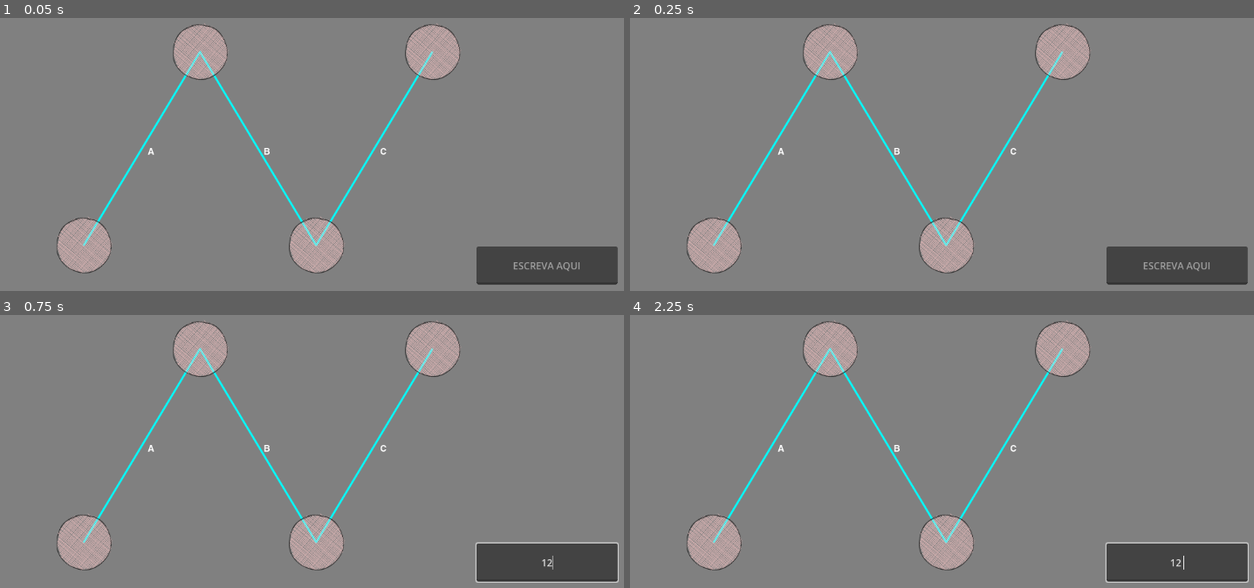
Above: before the commit, frames 1-4 (two rows, left to right).
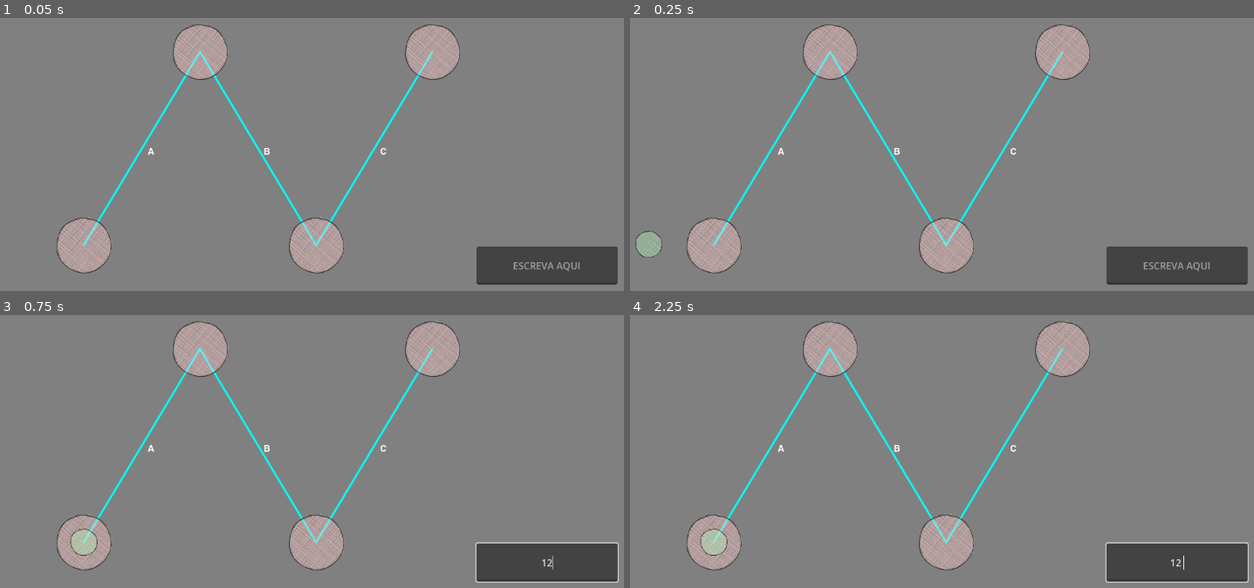
Above: after the commit, the same moments.

Repository: gabriel-fonseca-repo/kyles-file-kingdom
Game: Godot game, scene res://scenes/cena_principal.tscn
The game is run twice, just before and just after one commit, with the same random seed, the same clock (stepped at 60 frames per second) and the same inputs.
Inputs (mouse positions are in pixels of both pictures, inside the frame that each line leads up to):
- Up to frame 1 (0.05 s): no input
- Up to frame 2 (0.25 s): no input
- Up to frame 3 (0.75 s): click (549, 563) at 0.52 s; type "12" at 0.6 s
- Up to frame 4 (2.25 s): tap Enter at 1.25 s; tap Space at 2 s

Frame 1 is identical in both runs. In frame 2, 0.3% of the frame differs, in the area x 0-6%, y 77-88%; in frame 3, 0.3%; in frame 4, 0.3%.

Commit message:
movimento entre estados

Diff:
--- a/scenes/Graph.gd
+++ b/scenes/Graph.gd
@@ -1,13 +1,4 @@
 extends Node2D
-
-var regex = RegEx.new()
-var last_regex_match = ""
-
-func _ready():
-	regex.compile("(b*((a+b)+b)*)+")
-
-func _process(delta):
-	pass
 
 func _draw():
 	var fonte = preload("res://fonts/coolvetica.otf")
@@ -40,11 +31,3 @@
 	ponto.x += 10
 	ponto.y += 10
 	return ponto
-
-
-func _on_line_edit_text_changed(new_text):
-	var result = regex.search(new_text)
-
-	if result and !result.get_string().is_empty() and result.get_string() != last_regex_match:
-		last_regex_match = result.get_string()
-		print(last_regex_match + " [ENCONTRADO]")
--- a/scenes/cena_principal.tscn
+++ b/scenes/cena_principal.tscn
@@ -1,7 +1,9 @@
-[gd_scene load_steps=5 format=3 uid="uid://6tkp12gnbs81"]
+[gd_scene load_steps=7 format=3 uid="uid://6tkp12gnbs81"]
 
+[ext_resource type="Script" path="res://scenes/raiz.gd" id="1_00iia"]
 [ext_resource type="Script" path="res://scenes/Graph.gd" id="1_d7iph"]
 [ext_resource type="Texture2D" uid="uid://b6nohn8mycbe6" path="res://imagens/kyle.png" id="2_b2gf0"]
+[ext_resource type="Texture2D" uid="uid://mft2eh18n34d" path="res://imagens/state.png" id="3_vsnxs"]
 
 [sub_resource type="RectangleShape2D" id="RectangleShape2D_rpgu5"]
 size = Vector2(12.8, 12.8)
@@ -10,6 +12,7 @@
 size = Vector2(12.8, 12.8)
 
 [node name="Raiz" type="Node2D"]
+script = ExtResource("1_00iia")
 
 [node name="Background" type="ColorRect" parent="."]
 offset_right = 1152.0
@@ -28,10 +31,10 @@
 scale = Vector2(5, 5)
 shape = SubResource("RectangleShape2D_rpgu5")
 
-[node name="Kyle" type="Sprite2D" parent="Graph/V1"]
+[node name="State" type="Sprite2D" parent="Graph/V1"]
 position = Vector2(0, 3.05176e-05)
 scale = Vector2(0.651899, 0.651899)
-texture = ExtResource("2_b2gf0")
+texture = ExtResource("3_vsnxs")
 
 [node name="V2" type="RigidBody2D" parent="Graph"]
 position = Vector2(352, 160)
@@ -42,10 +45,10 @@
 scale = Vector2(5, 5)
 shape = SubResource("RectangleShape2D_k147v")
 
-[node name="Kyle" type="Sprite2D" parent="Graph/V2"]
+[node name="State" type="Sprite2D" parent="Graph/V2"]
 position = Vector2(0, 3.05176e-05)
 scale = Vector2(0.651899, 0.651899)
-texture = ExtResource("2_b2gf0")
+texture = ExtResource("3_vsnxs")
 
 [node name="V3" type="RigidBody2D" parent="Graph"]
 position = Vector2(544, 480)
@@ -57,10 +60,10 @@
 scale = Vector2(5, 5)
 shape = SubResource("RectangleShape2D_k147v")
 
-[node name="Kyle" type="Sprite2D" parent="Graph/V3"]
+[node name="State" type="Sprite2D" parent="Graph/V3"]
 position = Vector2(0, 3.05176e-05)
 scale = Vector2(0.651899, 0.651899)
-texture = ExtResource("2_b2gf0")
+texture = ExtResource("3_vsnxs")
 
 [node name="V4" type="RigidBody2D" parent="Graph"]
 position = Vector2(736, 160)
@@ -71,10 +74,10 @@
 scale = Vector2(5, 5)
 shape = SubResource("RectangleShape2D_k147v")
 
-[node name="Kyle" type="Sprite2D" parent="Graph/V4"]
+[node name="State" type="Sprite2D" parent="Graph/V4"]
 position = Vector2(0, 3.05176e-05)
 scale = Vector2(0.651899, 0.651899)
-texture = ExtResource("2_b2gf0")
+texture = ExtResource("3_vsnxs")
 
 [node name="LineEdit" type="LineEdit" parent="."]
 offset_left = 809.0
@@ -84,4 +87,9 @@
 placeholder_text = "ESCREVA AQUI"
 alignment = 1
 
-[connection signal="text_changed" from="LineEdit" to="Graph" method="_on_line_edit_text_changed"]
+[node name="kyle" type="Sprite2D" parent="."]
+position = Vector2(-55, 477)
+scale = Vector2(0.481819, 0.481819)
+texture = ExtResource("2_b2gf0")
+
+[connection signal="text_changed" from="LineEdit" to="." method="_on_line_edit_text_changed"]
--- /dev/null
+++ b/scenes/raiz.gd
@@ -0,0 +1,18 @@
+extends Node2D
+
+var tween;
+
+func _ready():
+	tween = create_tween()
+	tween.tween_property($kyle, "position", $Graph/V1.global_position, 0.5)
+
+func _on_line_edit_text_changed(new_text):
+	tween = create_tween()
+	if (new_text == ""):
+		tween.tween_property($kyle, "position", $Graph/V1.global_position, 0.7)
+	if (new_text == "a"):
+		tween.tween_property($kyle, "position", $Graph/V2.global_position, 0.7)
+	if (new_text == "ab"):
+		tween.tween_property($kyle, "position", $Graph/V3.global_position, 0.7)
+	if (new_text == "abc"):
+		tween.tween_property($kyle, "position", $Graph/V4.global_position, 0.7)
Binary file changed: imagens/kyle.png
Binary file added: imagens/state.png
Not shown, added: imagens/state.png.import
